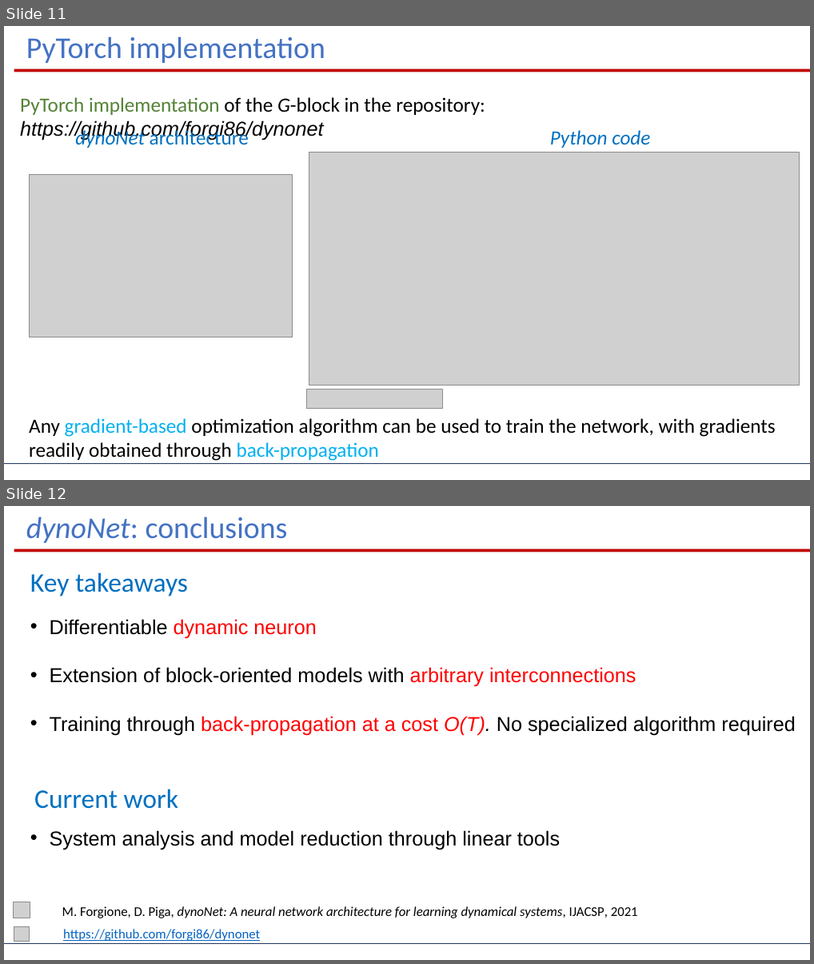
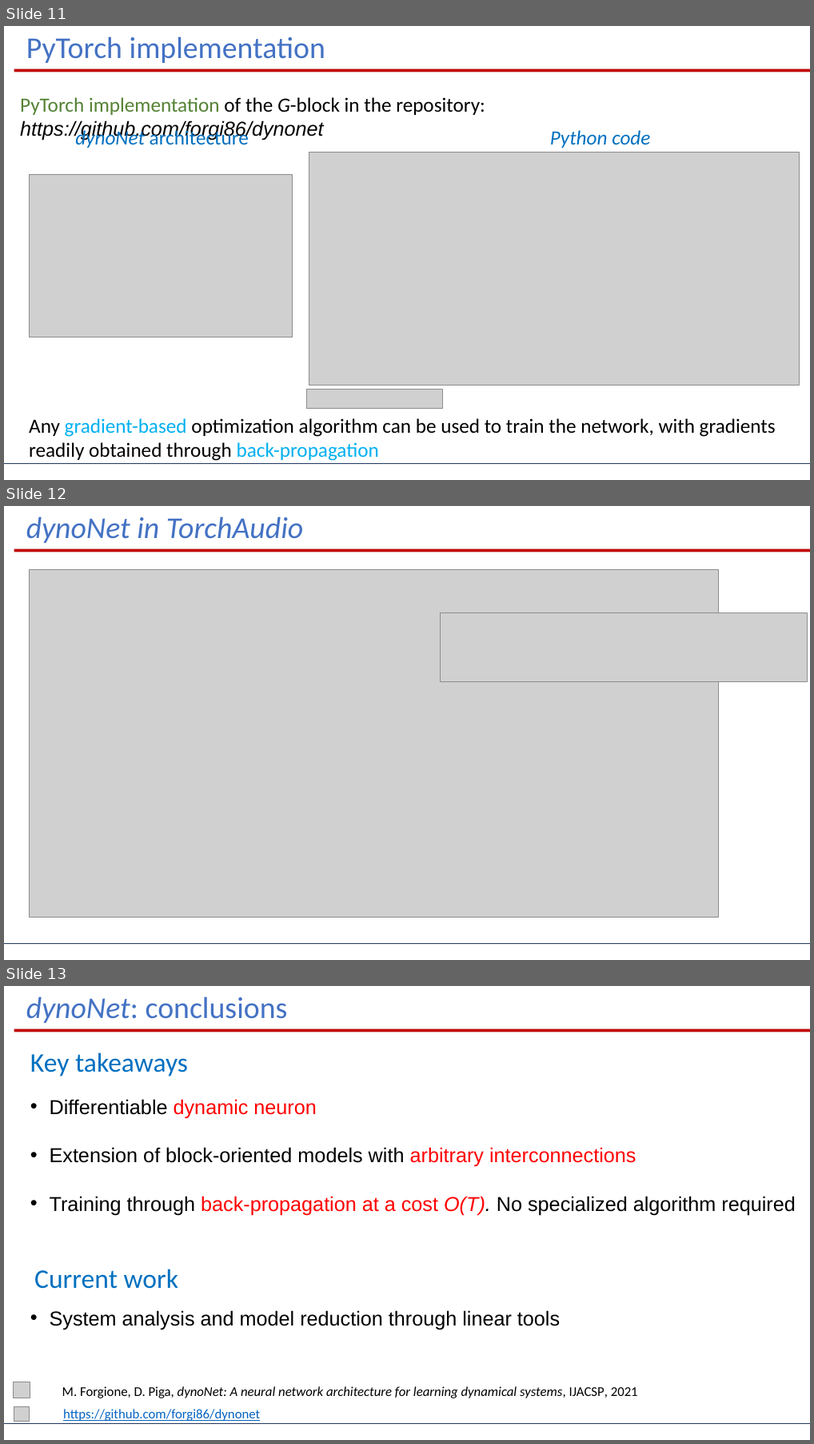
Before and after one commit to dariopi/Deep_Learning_for_SYSID_Lugano24, a slide deck: Lessons/dynoNet.pptx. Shown one above the other, each under a label of ours: slides 11 and 12 before the commit, slides 11, 12 and 13 after it. The pictures are 814x964 and 814x1444 pixels, drawn with LibreOffice and Linux fonts; fonts in the diff are those of the drawing; grey boxes stand for pictures. Boxes give left, top, right and bottom in pixels: in the first picture for what was removed or moved away, otherwise in the second. Text is boxed around its words. In the diff, an @@ line names an element or a change of style, - is before the commit and + after.

Commit message:
updated slides

```diff
--- a/Lessons/dynoNet.pptx
+++ b/Lessons/dynoNet.pptx
@@ slide 12 added at (4, 506, 810, 960), background #FFFFFF @@
@@ text added at (26, 516, 303, 543), 36 pt, text #4472C4, italic @@
+dynoNet in TorchAudio
@@ rectangle added at (14, 549, 810, 552), fill #C00000 @@
@@ picture added at (29, 569, 719, 916) @@
@@ picture added at (440, 612, 807, 681) @@
@@ line added from (4, 944) to (810, 944), #203864 0.5 pt @@
@@ what was slide 12 is now slide 13 @@
```
Also in this commit, not shown: 1 slide changed.
